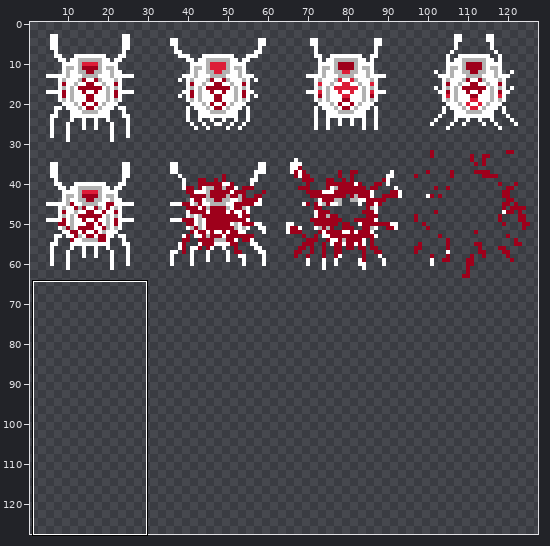
Sprite sheet, stored at Assets/Sprites/BugsShot_small_anim_4f_32x.png. The first picture is a wide view before the edit; the outline marks the close-up.
Close-up. The starting point:
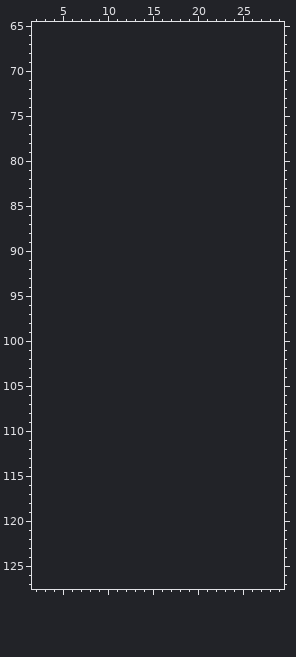
The file is 128x64 pixels. Pixels under 10% opacity are left out. Colours within 5 levels of each other are drawn and written as one. Shown: x 2..29, y 65..127. The old version is drawn lined up with the new one, on the new canvas. The wide view leaves out empty margins. The commit also changed other parts of the picture, which this record leaves out.
Palette (. is transparent): 
After the commit:
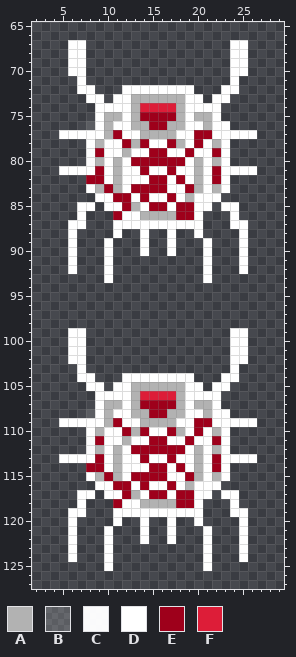
Colours new in this view: A #b2b2b2  B #ffffff2b  C #fffffff9  D #ffffff  E #9e001b  F #dd1d38
The exact change:
canvas 128x64 -> 128x128
Changed rows in their new state; - is an unchanged pixel.
first column x 5:
 67 -DD----------------DD-
 68 -DD----------------DD-
 69 -DD----------------DD-
 70 -DD----------------DD-
 71 --D----------------D--
 72 --DD---DDDDDDDD---DD--
 73 ---DD-DDAAAAAADD-DD---
 74 ----DDDDAFFFFADDDD----
 75 ----DAADAEEEEADAAD----
 76 ---BDADDAAEEAADDADD---
 77 DDDDDAEDDAAAADDEEDDDDD
 78 ---DADDEAEDDEADEDAD---
 79 ---CEDDADDEEDDEDDED---
 80 ---CADADEEEEEEDADAD---
 81 DDDDEDADDEDDEDDADEDDDD
 82 ---EEDADDDEEDEDADED---
 83 ---DAEADEEEEDDEADAD---
 84 ----DDEEDEDDEDADDD----
 85 --DD-DDEADEEDEEDD-DD--
 86 --D---EDDAAAAEED---D--
 87 -DD---DDDDDDDDDD---DD-
 88 -D----D--D--D--D----D-
 89 -D---D---D--D---D---D-
 90 -D---D---D--D---D---D-
 91 -D---D----------D---D-
 92 -D---D----------D---D-
 93 -----D----------D-----
first column x 5:
 99 -DD----------------DD-
100 -DD----------------DD-
101 -DD----------------DD-
102 -DD----------------DD-
103 --D----------------D--
104 --DD---DDDDDDDD---DD--
105 ---DD-DDAAAAAADD-DD---
106 ----DDDDAFFFFADDDD----
107 ----DAADAEEEEADAAD----
108 ---BDADDAAEEAADDADD---
109 DDDDDAEDDAAAADDEEDDDDD
110 ---DADDEAEDDEADEDAD---
111 ---CEDDADDEEDDEDDED---
112 ---CADADEEEEEEDADAD---
113 DDDDEDADDEDDEDDADEDDDD
114 ---EEDADDDEEDEDADED---
115 ---DAEADEEEEDDEADAD---
116 ----DDEEDEDDEDADDD----
117 --DD-DDEADEEDEEDD-DD--
118 --D---EDDAAAAEED---D--
119 -DD---DDDDDDDDDD---DD-
120 -D----D--D--D--D----D-
121 -D---D---D--D---D---D-
122 -D---D---D--D---D---D-
123 -D---D----------D---D-
124 -D---D----------D---D-
125 -----D----------D-----
